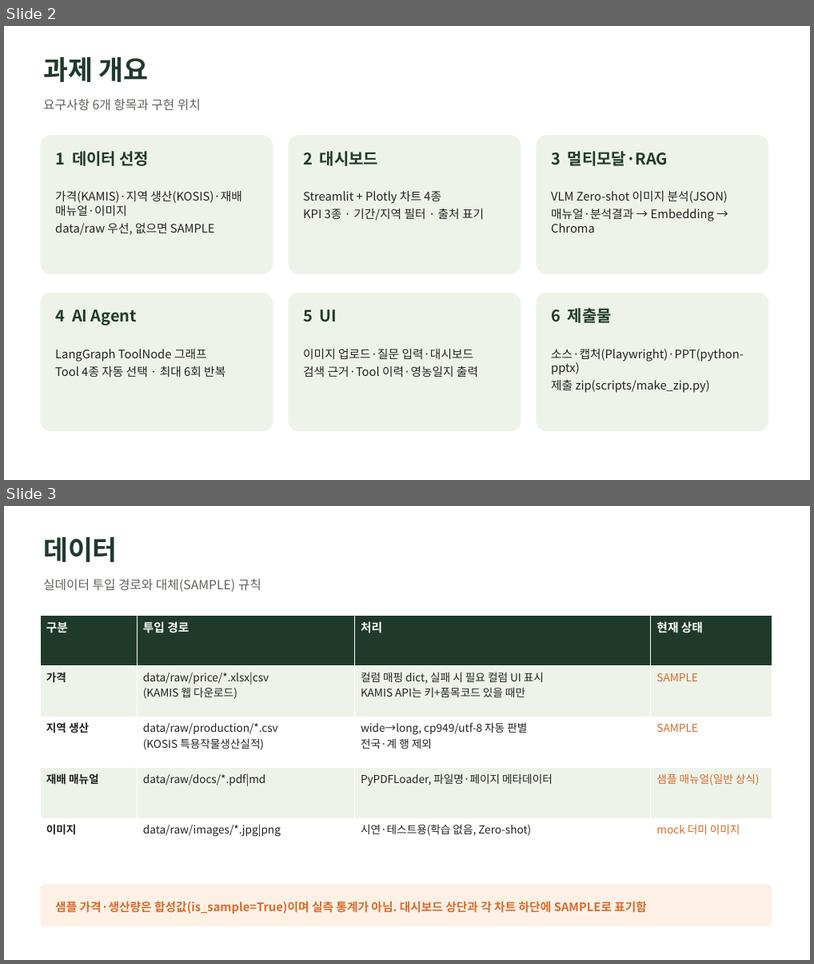
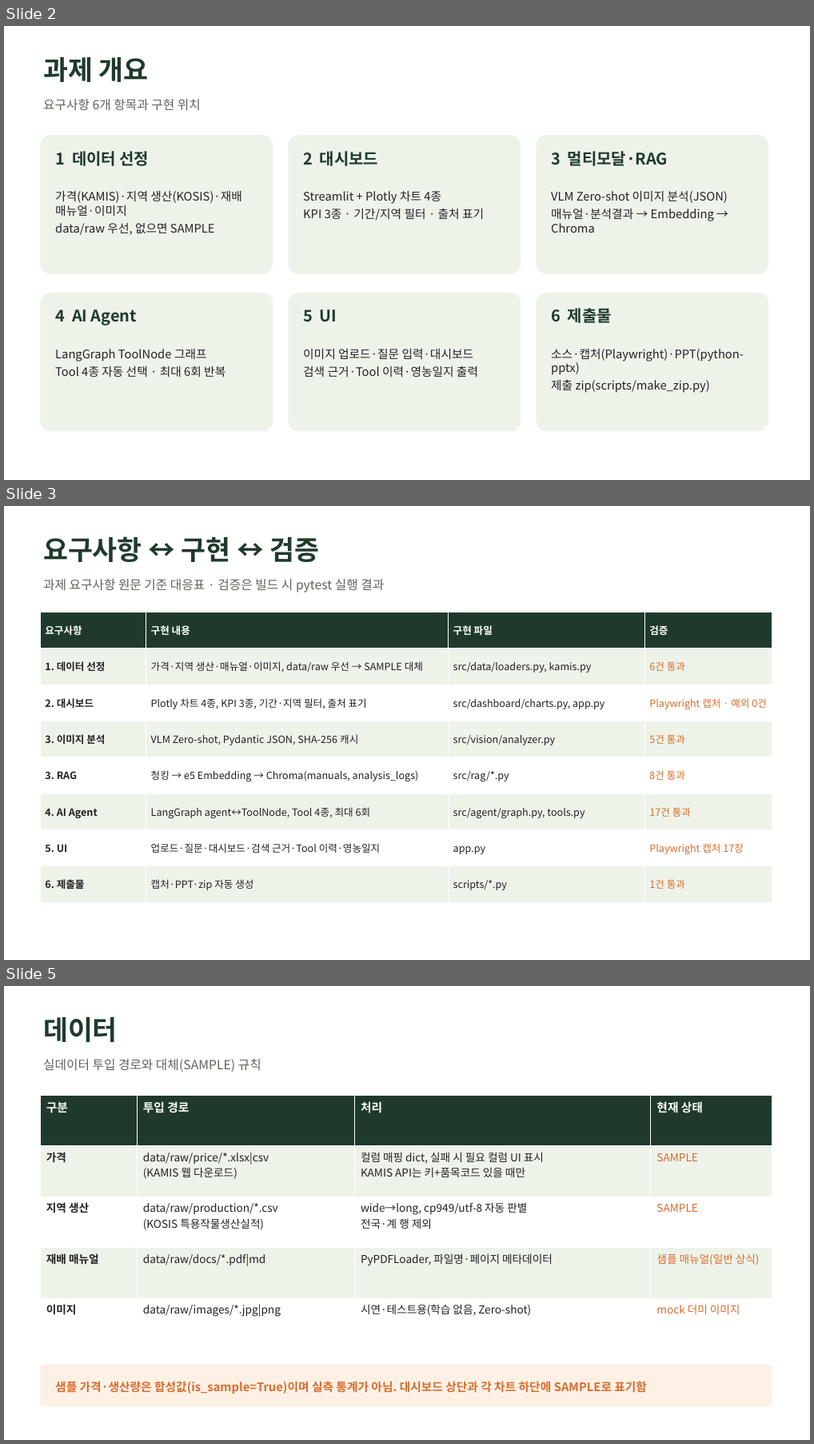
Before and after one commit to ruberduckdot/ICT-work, a slide deck: docs/발표자료.pptx. Shown one above the other, each under a label of ours: slides 2 and 3 before the commit, slides 2, 3 and 5 after it; the slides between them are not shown. The pictures are 814x964 and 814x1444 pixels, drawn with LibreOffice and Linux fonts; fonts in the diff are those of the drawing. Boxes give left, top, right and bottom in pixels: in the first picture for what was removed or moved away, otherwise in the second. Text is boxed around its words. In the diff, an @@ line names an element or a change of style, - is before the commit and + after.

```diff
--- a/docs/발표자료.pptx
+++ b/docs/발표자료.pptx
@@ slide 3 added at (4, 506, 810, 960), background #FFFFFF @@
@@ text added at (43, 536, 319, 562), 32 pt, text #1F3A2B, bold @@
+요구사항 ↔ 구현 ↔ 검증
@@ text added at (43, 579, 384, 592), 15 pt, text #5F635C @@
+과제 요구사항 원문 기준 대응표 · 검증은 빌드 시 pytest 실행 결과
@@ table added at (40, 612, 772, 902), 8 rows, 4 columns @@
+요구사항 | 구현 내용 | 구현 파일 | 검증
+1. 데이터 선정 | 가격·지역 생산·매뉴얼·이미지, data/raw 우선 → SAMPLE 대체 | src/data/loaders.py, kamis.py | 6건 통과
+2. 대시보드 | Plotly 차트 4종, KPI 3종, 기간·지역 필터, 출처 표기 | src/dashboard/charts.py, app.py | Playwright 캡처 · 예외 0건
+3. 이미지 분석 | VLM Zero-shot, Pydantic JSON, SHA-256 캐시 | src/vision/analyzer.py | 5건 통과
+3. RAG | 청킹 → e5 Embedding → Chroma(manuals, analysis_logs) | src/rag/*.py | 8건 통과
+4. AI Agent | LangGraph agent↔ToolNode, Tool 4종, 최대 6회 | src/agent/graph.py, tools.py | 17건 통과
+5. UI | 업로드·질문·대시보드·검색 근거·Tool 이력·영농일지 | app.py | Playwright 캡처 17장
+6. 제출물 | 캡처·PPT·zip 자동 생성 | scripts/*.py | 1건 통과
@@ what was slide 3 is now slide 5 @@
```
Also in this commit, not shown: 2 slides changed, 9 other slides added, 1 slide removed, 18 other files.
